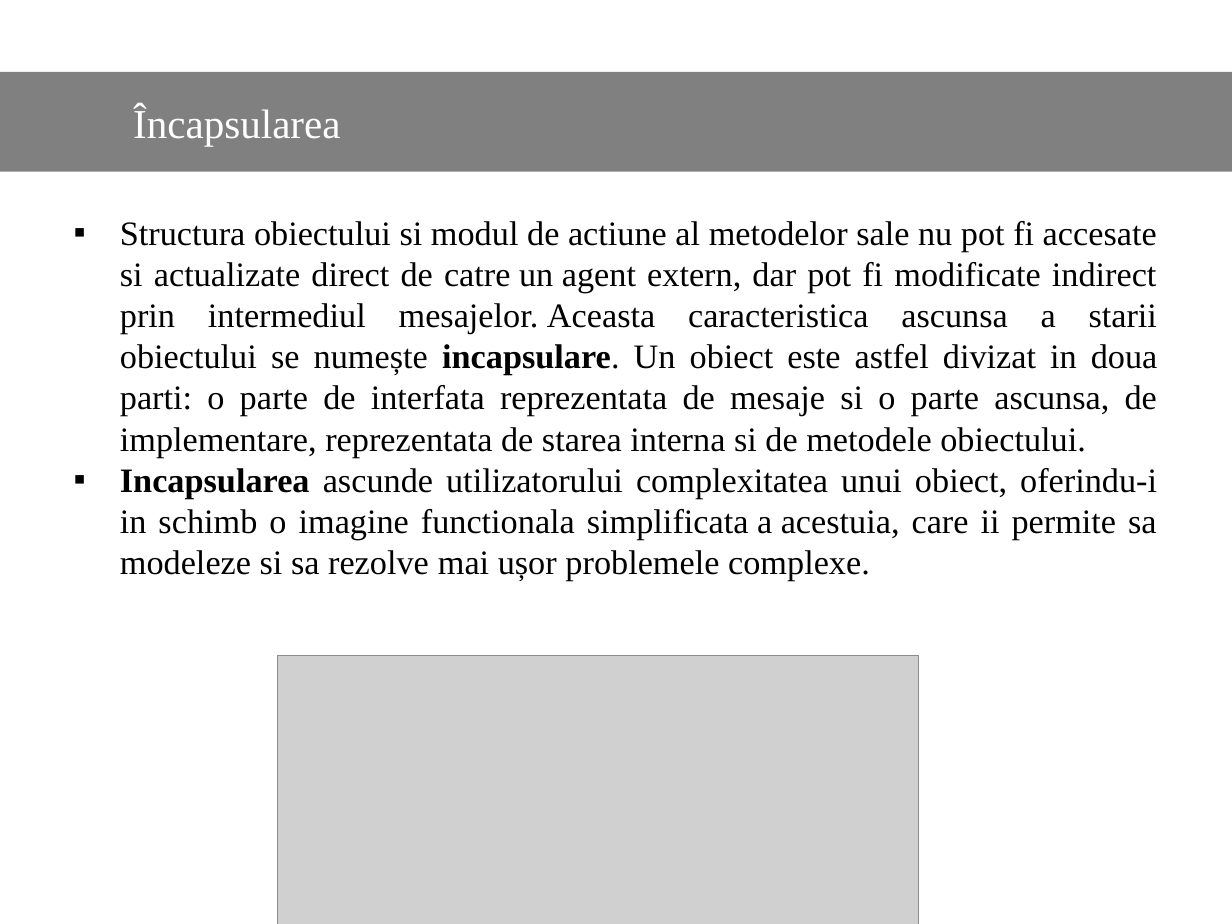
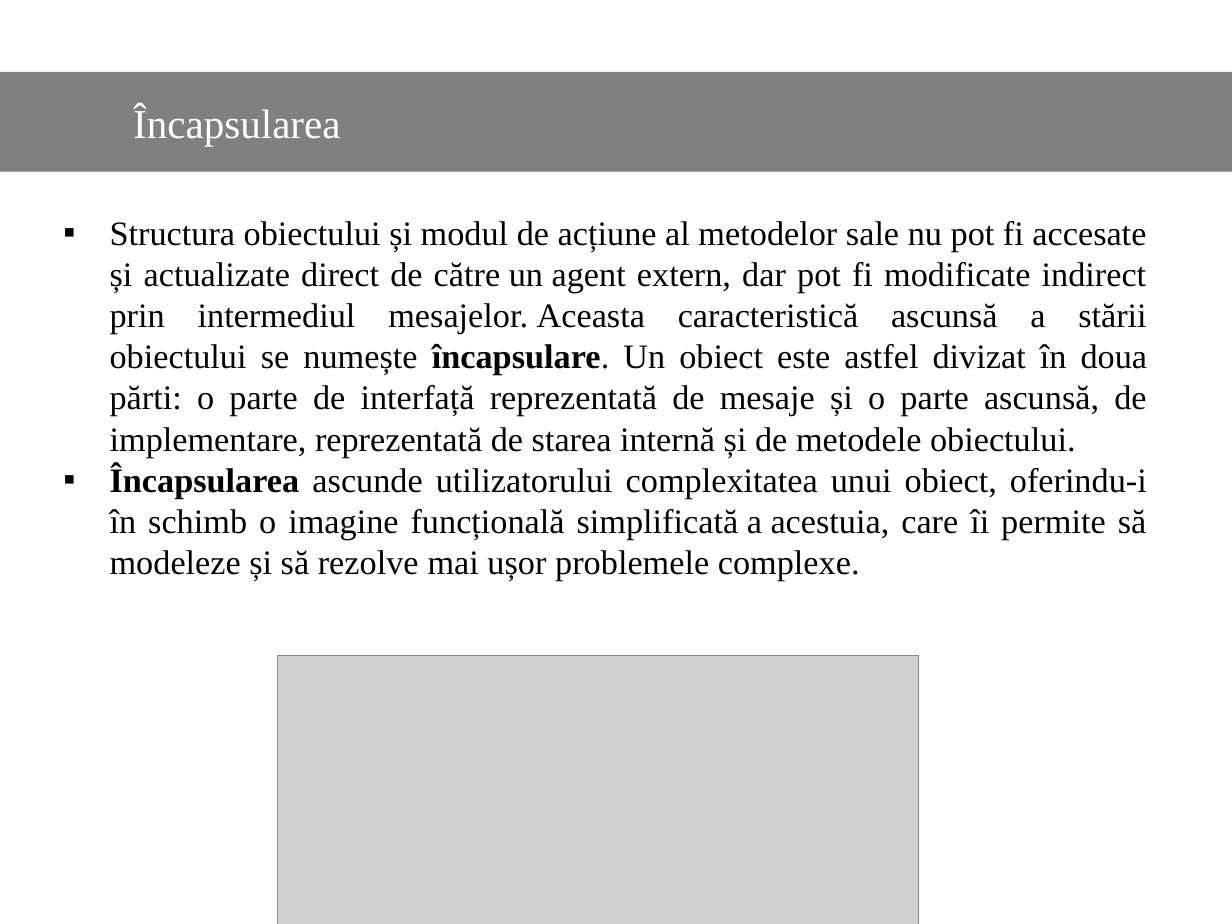
Before and after one commit to Dani25/BDOO, a slide deck: slide 15 of bdoo.pptx. Drawn at 1232x924 pixels with LibreOffice and Linux fonts; fonts in the diff are those of the drawing; grey boxes stand for pictures. Boxes give left, top, right and bottom in pixels: in the first picture for what was removed or moved away, otherwise in the second. Text is boxed around its words. In the diff, an @@ line names an element or a change of style, - is before the commit and + after.

Commit message:
Diacritice, pana la slide 15 inclusiv

```diff
--- a/bdoo.pptx
+++ b/bdoo.pptx
@@ text at (110, 221, 1148, 581): text changed @@
-▪ Structura obiectului si modul de actiune al metodelor sale nu pot fi accesate si actualizate direct de catre un agent extern, dar pot fi modificate indirect prin intermediul mesajelor. Aceasta caracteristica ascunsa a starii obiectului se numește incapsulare. Un obiect este astfel divizat in doua parti: o parte de interfata reprezentata de mesaje si o parte ascunsa, de implementare, reprezentata de starea interna si de metodele obiectului.
-▪ Incapsularea ascunde utilizatorului complexitatea unui obiect, oferindu-i in schimb o imagine functionala simplificata a acestuia, care ii permite sa modeleze si sa rezolve mai ușor problemele complexe.
+▪ Structura obiectului și modul de acțiune al metodelor sale nu pot fi accesate și actualizate direct de către un agent extern, dar pot fi modificate indirect prin intermediul mesajelor. Aceasta caracteristică ascunsă a stării obiectului se numește încapsulare. Un obiect este astfel divizat în doua părti: o parte de interfață reprezentată de mesaje și o parte ascunsă, de implementare, reprezentată de starea internă și de metodele obiectului.
+▪ Încapsularea ascunde utilizatorului complexitatea unui obiect, oferindu-i în schimb o imagine funcțională simplificată a acestuia, care îi permite să modeleze și să rezolve mai ușor problemele complexe.
```
Also in this commit, not shown: 8 other slides changed.
